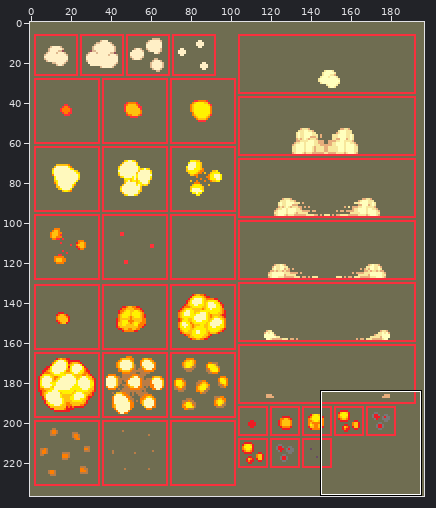
A sprite sheet gets an edit: images/explosion.png. Above, an overview of the earlier version with the close-up marked.
Close-up. Old version:
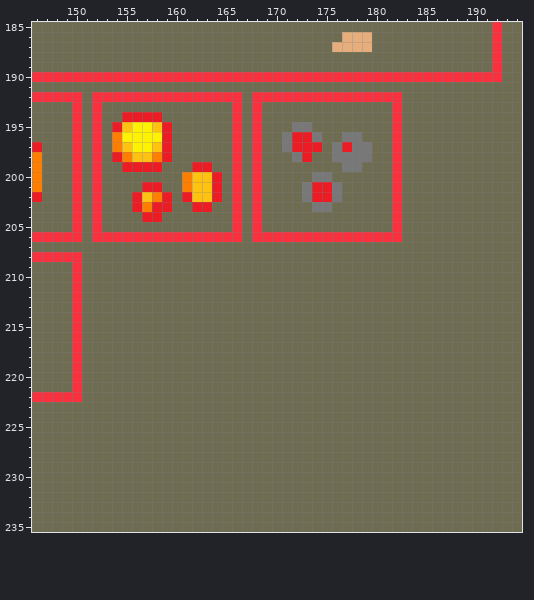
The file is 197x237 pixels. Colours within 5 levels of each other are drawn and written as one. Shown: x 146..194, y 185..235.
The same view after the edit:
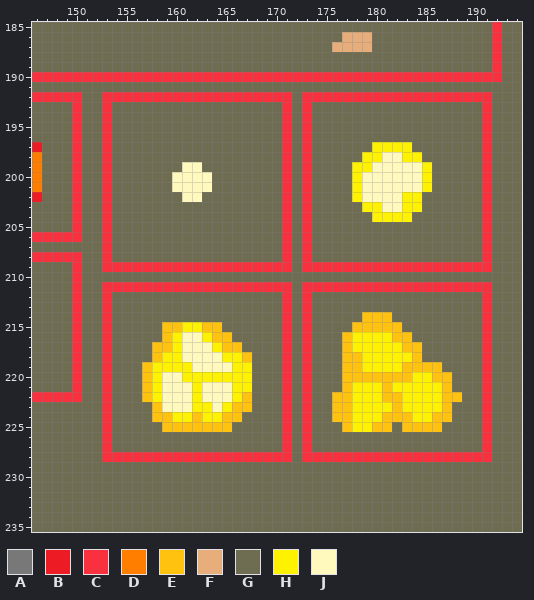
Palette (. is transparent): A #787878  B #ed1c24  C #f9303d  D #ff7e00  E #ffc20e  F #e7ad7b  G #6f6d51  H #fff200  J #fff9bd
The exact change:
Changed rows in their new state; - is an unchanged pixel.
first column x 152:
192 G--------------C----G----------CCCCCCCCC
193 GC------------G-G--C-C--------G--------C
194 GC-GGGG-------G-G--C-C--------G--------C
195 GCGGGGGG------G-G--CGC--------G--------C
196 GCGGGGGG------G-G--CGCG--GG---G--------C
197 GCGGGGGG------G-G--CGCG-GGGGHHHH-------C
198 GCGGGGGG------G-G--CGC--GGGHHJJHH------C
199 GC-GGGG--JJG--G-G--C-C---GHHJJJJJH-----C
200 GC------JJJJG-G-G--C-CGG--HJJJJJJH-----C
201 GC---GG-JJJJG-G-G--C-CGGG-HJJJJJJH-----C
202 GC--GGGG-JJGG-G-G--C-CGGG-HJJJJHH------C
203 GC--GGGG--GG--G-G--C-CGG---HHJJHH------C
204 GC---GG-------G-G--C-C------HHHH-------C
205 GC------------G-G--C-C--------G--------C
206 G-GGGGGGGGGGGGG-GGG-G-GGGGGGGGG--------C
207 -C-----------------C-C-----------------C
208 -C-----------------C-C-----------------C
209 -CCCCCCCCCCCCCCCCCCC-CCCCCCCCCCCCCCCCCCC
211 -CCCCCCCCCCCCCCCCCCC-CCCCCCCCCCCCCCCCCCC
212 -C-----------------C-C-----------------C
213 -C-----------------C-C-----------------C
214 -C-----------------C-C-----EEE---------C
215 -C-----EEHHEE------C-C----EEEEE--------C
216 -C-----EHJJHEE-----C-C---EHHHHEE-------C
217 -C----EEHJJJHEE----C-C---EHHHHHEE------C
218 -C----EHHJJJJHHE---C-C---EEHHHHHE------C
219 -C---EHHHHJJJJHH---C-C---EEHHHHEEEE----C
220 -C---EHJJHHHHHHH---C-C---EEEEEEEHHEE---C
221 -C---EHJJJHJJJHH---C-C---EHHHEHHHHHE---C
222 -C---EHJJJHJJJHE---C-C--EEHHHEEHHHHEE--C
223 -C----EJJJHHJHEE---C-C--EEHHHHEHHHHE---C
224 -C----EEHHEHHEE----C-C--EEHHHEEEHHEE---C
225 -C-----EEEEEEE-----C-C---EHHEE-EEEE----C
226 -C-----------------C-C-----------------C
227 -C-----------------C-C-----------------C
228 -CCCCCCCCCCCCCCCCCCC-CCCCCCCCCCCCCCCCCCC
